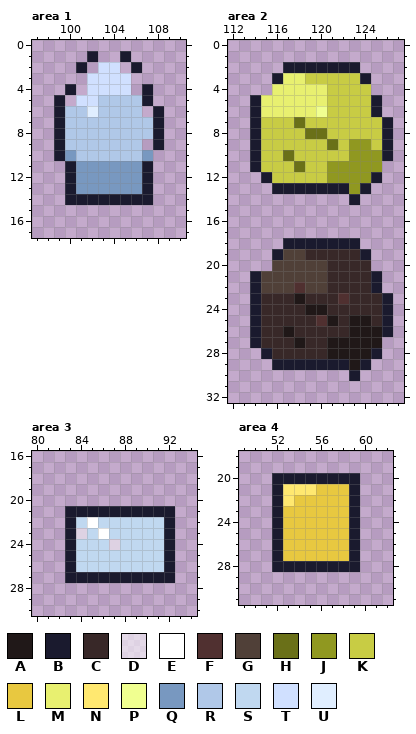
Pixel-art file, stored at resources/items/sprites/item_atlas.aseprite. Above is the file before it was changed.
128x80 pixels, 1 frame. Colours within 5 levels of each other are drawn and written as one. Shown: area 1: x 97..110, y 0..17; area 2: x 112..127, y 0..32; area 3: x 80..94, y 16..30; area 4: x 49..62, y 18..31. The commit also changed other parts of the picture, which this record leaves out.
Palette (. is transparent): A #201818  B #1a1a2e  C #382828  D #ffffff8c  E #ffffff  F #503030  G #504038  H #6a7018  J #909820  K #c8cc44  L #e8c840  M #e8f070  N #ffe870  P #f0ff90  Q #7898c0  R #b0c8e8  S #c0d8f0  T #d0e0ff  U #e0eeff
Pixels before, area 1, first column x 99:
 1 ...B..B...
 2 ..B.TT.B..
 3 ...TTTT...
 4 .B.TTTT.B.
 5 B.TTRRRRB.
 6 BRRURRRR.B
 7 BRRRRRRRRB
 8 BRRRRRRRRB
 9 BRRRRRRR.B
10 BQRRRRRRQ.
11 .BQQQQQQB.
12 .BQQQQQQB.
13 .BQQQQQQB.
14 .BBBBBBBB.
Pixels before, area 2, first column x 114:
 2 ...BBBBBBB...
 3 ..BMMKKKKKB..
 4 ..MMMMMKKKK..
 5 BMMMMMMKKKKB.
 6 BMMMMMPKKKKB.
 7 BKKKHKKKKKKKB
 8 BKKKKHHKKKKKB
 9 BKKKKKKHKJJKB
10 BKKHKKKKKJJJB
11 BKKKHKKJJJJJ.
12 .BKKKKKJJJJB.
13 ..BBBBBBBJB..
14 .........B...
15 .............
16 .............
17 .............
18 ...BBBBBBB...
19 ..BGGCCCCCB..
20 ..GGGGGCCCC..
21 BGGGGGGCCCCB.
22 BGGGFGGCCCCB.
23 BCCCACCCFCCCB
24 BCCCCAACCCCCB
25 BCCCCCFACAACB
26 BCCACCCCCAAAB
27 BCCCACCAAAAA.
28 .BCCCCCAAAAB.
29 ..BBBBBBBAB..
30 .........B...
Pixels before, area 3, first column x 83:
21 BBBBBBBBBB
22 BSESSSSSSB
23 BDSESSSSSB
24 BSSSDSSSSB
25 BSSSSSSSSB
26 BSSSSSSSSB
27 BBBBBBBBBB
Pixels before, area 4, first column x 52:
20 BBBBBBBB
21 BNNNLLLB
22 BNLLLLLB
23 BLLLLLLB
24 BLLLLLLB
25 BLLLLLLB
26 BLLLLLLB
27 BLLLLLLB
28 BBBBBBBB
The same view after the edit:
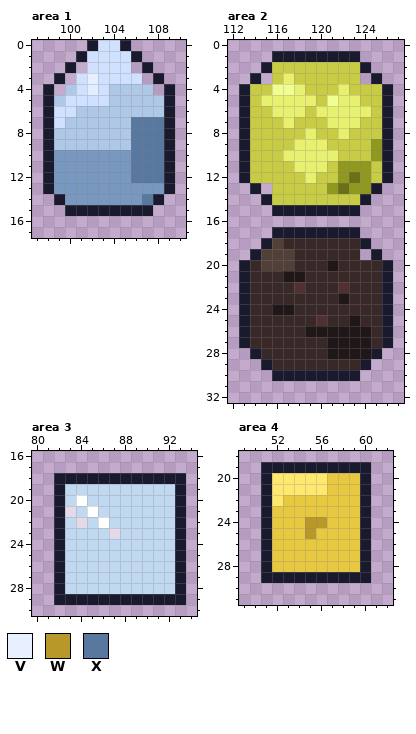
Colours new in this view: V #e8f0ff  W #b89828  X #5878a0
Change:
Changed rows in their new state; - is an unchanged pixel.
Area 1:
first column x 98:
 0 ----BTTB----
 1 ---BTTTTB---
 2 --B.T--T.B--
 3 -B-TV---T-B-
 4 B-RTU-RRRR-B
 5 BRT--T---RRB
 6 BTT-R----RRB
 7 BT------XXXB
 8 BR------XXXB
 9 BR------XXXB
10 BQ-QQQQQXXXB
11 BQQ-----XXXB
12 BQQ-----XXXB
13 BQQ------QQB
14 -BQQQQQQQXB-
15 --BBBBBBBB--
Area 2:
first column x 113:
 1 ---BBBBBBBB---
 2 --BKKKKKKKKB--
 3 -B-K-K-----.B-
 4 BKKPP-KK-M--KB
 5 BK-----KPMM-KB
 6 BKK---KMMMMMKB
 7 BK--MK--MMM---
 8 BK----MK-M----
 9 BK---MMMK-KKJ-
10 BK--MMMMM-KK--
11 BK---MMMK---KB
12 BKK---M-K-H-KB
13 -B-KKKKKJH-JB-
14 --BKKKKKKKKB--
15 ---BBBBBBBB---
17 ---BBBBBBBB---
18 --BGCCCCCCCB--
19 -BGG-C-----.B-
20 BCG--CCCA---CB
21 BCCCAACC----CB
22 BCCCC-CC-F--CB
23 BC---C---A----
24 BC-AA-CC------
25 BC------C--C--
26 BC--C-AAAA--C-
27 BC---C------CB
28 -BC-----------
29 --BCCCCCCCC---
30 ---BBBBBBB----
Area 3:
first column x 82:
18 BBBBBBBBBBBB
19 BSSSSSSSSSSB
20 BSESSSSSSSSB
21 BDSESSSSSSSB
22 BSDSE-----SB
23 BSS-SD----SB
24 BS---S----SB
25 BS--------SB
26 BS--------SB
27 BSSSSSSSSSSB
28 BSSSSSSSSSSB
29 BBBBBBBBBBBB
Area 4:
first column x 51:
19 BBBBBBBBBB
20 BNNNNNLLLB
21 BN---N--LB
22 BNL-----LB
23 BL------LB
24 BL--WW--LB
25 BL--W---LB
26 BL------LB
27 BL------LB
28 BLLLLLLLLB
29 BBBBBBBBBB
